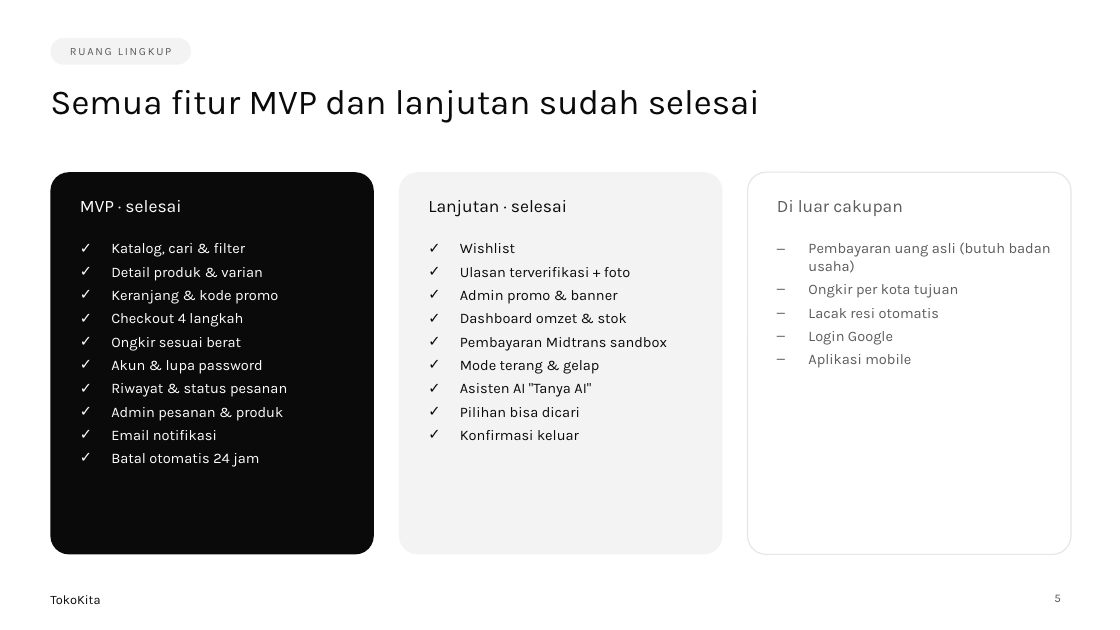
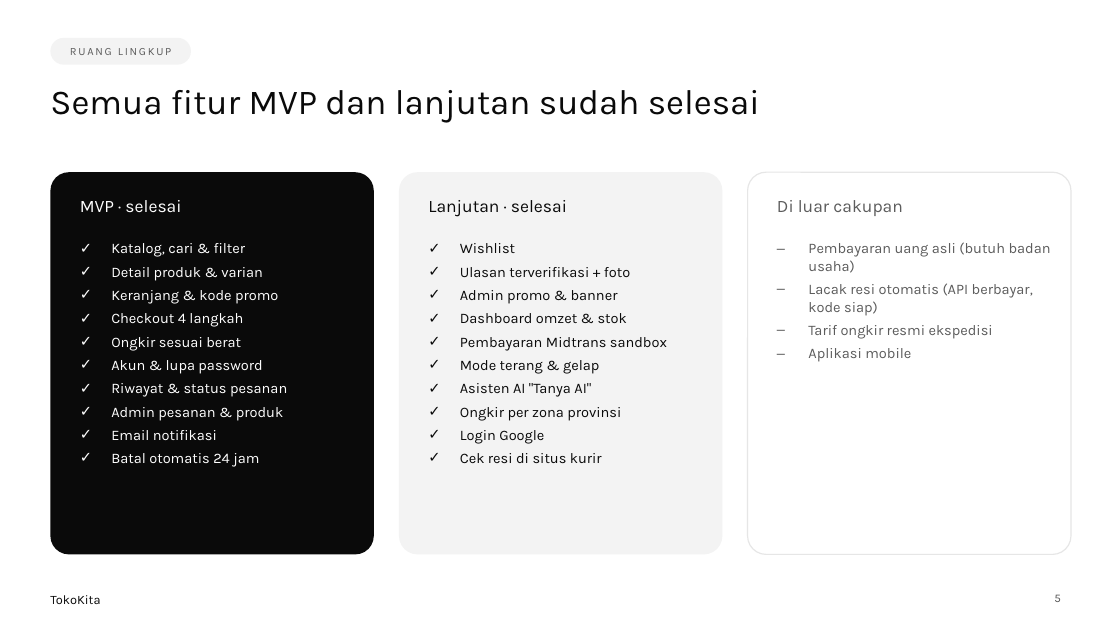
Before and after one commit to Magang-Project-Cmlabs/ecommerce, a slide deck: slide 5 of docs/Presentasi_ECommerce_TokoKita.pptx. Drawn at 1120x630 pixels with LibreOffice and Linux fonts; fonts in the diff are those of the drawing. Boxes give left, top, right and bottom in pixels: in the first picture for what was removed or moved away, otherwise in the second. Text is boxed around its words. In the diff, an @@ line names an element or a change of style, - is before the commit and + after.

Commit message:
docs: rilis fitur lanjutan D19-D21, PPT diperbarui, label kurir admin

```diff
--- a/docs/Presentasi_ECommerce_TokoKita.pptx
+++ b/docs/Presentasi_ECommerce_TokoKita.pptx
@@ text at [808,283,1033,339]: text changed @@
-– Ongkir per kota tujuan
-– Lacak resi otomatis
-– Login Google
+– Lacak resi otomatis (API berbayar, kode siap)
+– Tarif ongkir resmi ekspedisi
@@ text at [460,407,621,463]: text changed @@
-✓ Pilihan bisa dicari
-✓ Konfirmasi keluar
+✓ Ongkir per zona provinsi
+✓ Login Google
+✓ Cek resi di situs kurir
```
Also in this commit, not shown: 3 other slides changed, 8 other files.
